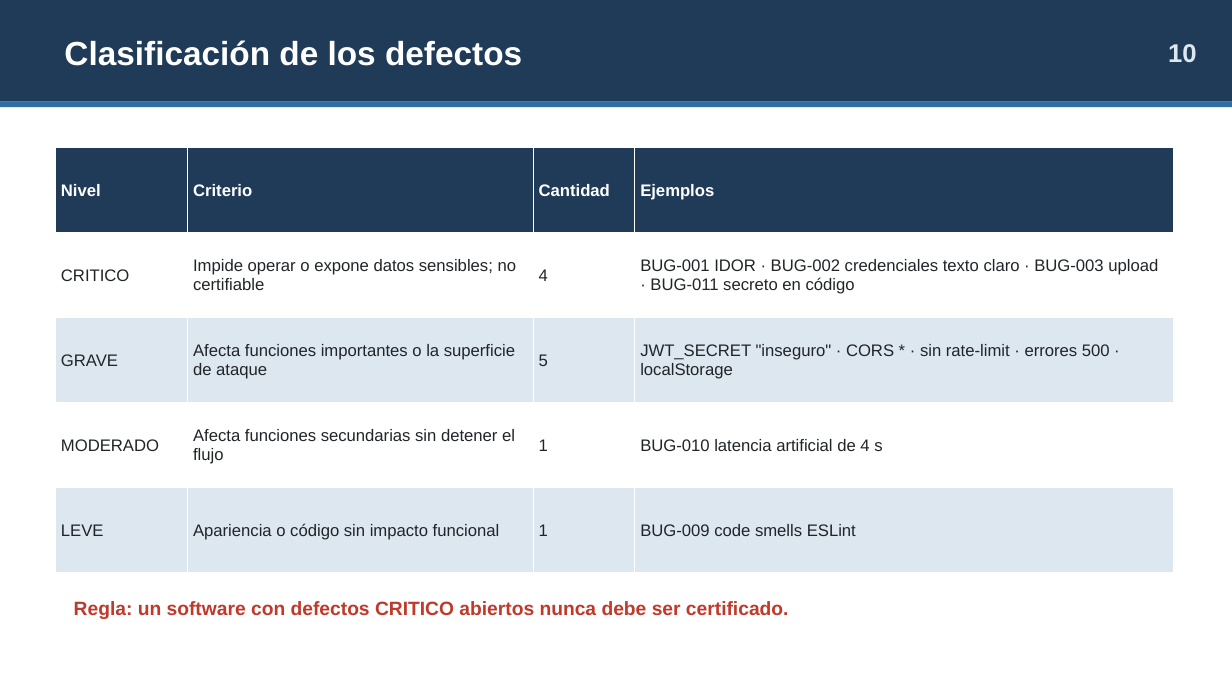
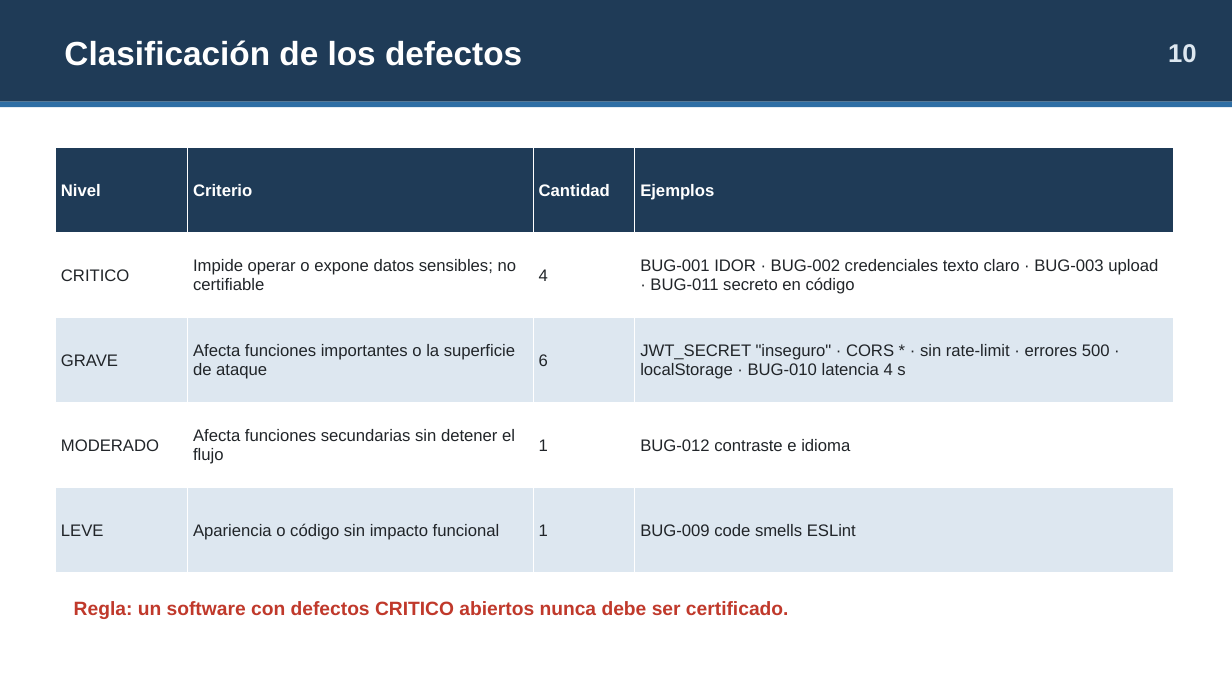
Before and after one commit to LTassoD/Seguridad-y-Calidad-en-el-Desarrollo-de-Software, a slide deck: slide 10 of EP3_Presentacion_Atlas.pptx. Drawn at 1232x693 pixels with LibreOffice and Linux fonts; fonts in the diff are those of the drawing. Boxes give left, top, right and bottom in pixels: in the first picture for what was removed or moved away, otherwise in the second. Text is boxed around its words. In the diff, an @@ line names an element or a change of style, - is before the commit and + after.

```diff
--- a/EP3_Presentacion_Atlas.pptx
+++ b/EP3_Presentacion_Atlas.pptx
@@ table at [55,148,1174,573] @@
-row 3, column 3: 5
+row 3, column 3: 6
@@ row 3, column 4: "JWT_SECRET "inseguro" · CORS * · sin rate-limit · errores 500 · localStorage" to "JWT_SECRET "inseguro" · CORS * · sin rate-limit · errores 500 · localStorage · BUG-010 latencia 4 s" @@
-row 4, column 4: BUG-010 latencia artificial de 4 s
+row 4, column 4: BUG-012 contraste e idioma
```
Also in this commit, not shown: 6 other slides changed, 8 other files.
